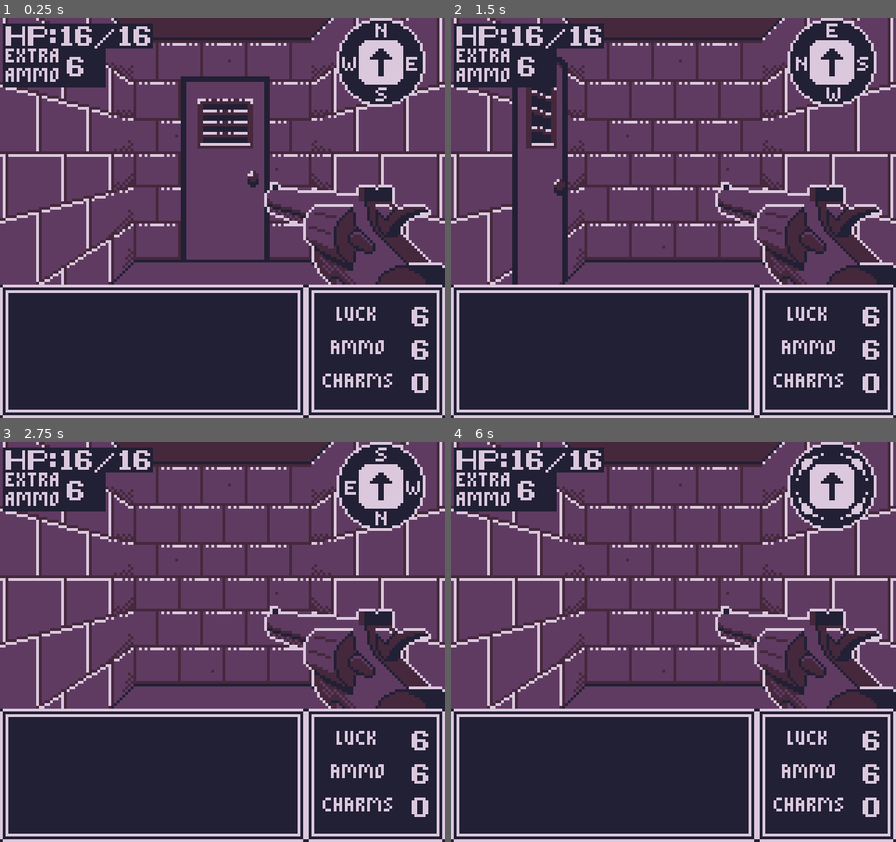
Above: before the commit, frames 1-4 (two rows, left to right).
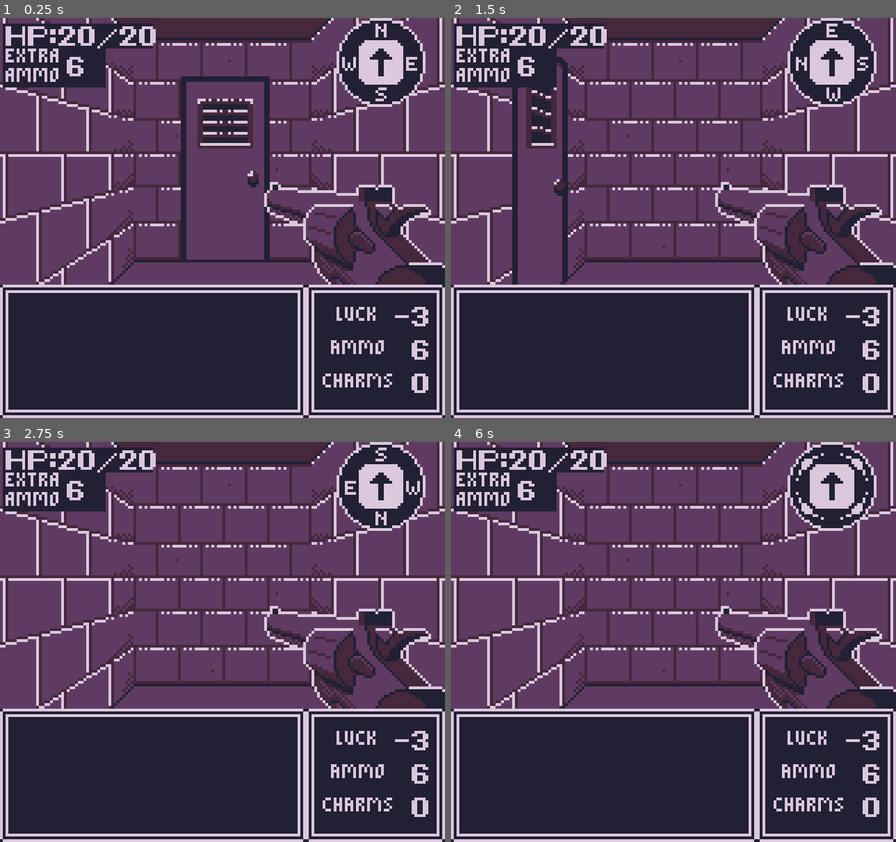
Above: after the commit, the same moments.

Repository: GartTheSkeleton/GameboyDungeon
Game: Godot game, scene res://src/Game/gameworld.tscn
Same seed, same stepped clock (60 frames per second), same inputs: the game is played once before the commit and once after it.
Inputs:
- Up to frame 1 (0.25 s): no input
- Up to frame 2 (1.5 s): tap Enter at 0.5 s; hold Right (Right) 0.53-1.28 s; tap Z (A) at 0.6 s; tap Space at 1.25 s; hold Down (Down) from 1.28 s (still down); tap X (B) at 1.35 s
- Up to frame 3 (2.75 s): tap Enter at 2 s; release Down (Down) at 2.03 s; hold Right (Right) from 2.03 s (still down); tap Z (A) at 2.1 s
- Up to frame 4 (6 s): tap Space at 2.75, 4.25 s; release Right (Right) at 2.78 s; hold Up (Up) 2.78-3.53 s; tap X (B) at 2.85, 4.35, 5.85 s; tap Enter at 3.5 s; hold Left (Left) 3.53-5.03 s; tap Z (A) at 3.6, 5.1 s; hold Down (Down) 5.03-5.78 s; hold Right (Right) from 5.78 s (still down)

The runs differ from the first frame. In frame 1, 0.6% of the frame differs, in the area x 13-97%, y 2-76%; in frame 2, 0.6%; in frame 3, 0.6%; in frame 4, 0.6%.

Commit message:
map fixes

Diff:
--- a/src/Assets/Definitions/Entities/Actors/entity_definition_player.tres
+++ b/src/Assets/Definitions/Entities/Actors/entity_definition_player.tres
@@ -5,9 +5,9 @@
 
 [sub_resource type="Resource" id="Resource_xu0na"]
 script = ExtResource("2_t5i0r")
-max_hp = 16
+max_hp = 20
 power = 4
-luck = 6
+luck = -3
 ammo = 6
 stored_ammo = 6
 charms = 0
--- a/src/Game/gameworld.gd
+++ b/src/Game/gameworld.gd
@@ -70,10 +70,10 @@
 ]
 
 func _ready() -> void:
-	create_player()
 	SignalBus.start_combat.connect(combat_manager.begin_combat)
 	SignalBus.create_entity.connect(createEntity)
 	SignalBus.player_died.connect(handle_player_death)
+	create_player()
 	SignalBus.gameworld_ready.emit()
 
 func createEntity(name: String, grid_pos: Vector2i, chest_contents = null):
--- a/src/Game/gameworld.tscn
+++ b/src/Game/gameworld.tscn
@@ -1023,6 +1023,7 @@
 southPanelType = 2
 hasChest = true
 isMimic = true
+itemType = 2
 enemyType = 2
 leverTarget = Vector2i(-1, -6)
 
@@ -1189,8 +1190,6 @@
 eastPanelType = 1
 southPanelType = 1
 westPanelType = 2
-hasEnemy = true
-enemyType = 1
 leverTarget = Vector2i(-1, -6)
 
 [node name="-7-17" parent="VBoxContainer/SubViewportContainer/SubViewport/Gameworld/Map" instance=ExtResource("2_5ixr1")]
@@ -1211,13 +1210,13 @@
 leverTarget = Vector2i(-1, -6)
 
 [node name="-8-16" parent="VBoxContainer/SubViewportContainer/SubViewport/Gameworld/Map" instance=ExtResource("2_5ixr1")]
-gridPosition = Vector2i(-8, -18)
+gridPosition = Vector2i(-8, -16)
 northPanelType = 2
 southPanelType = 2
 westPanelType = 2
 enemyType = 1
 hasLever = true
-leverTarget = Vector2i(-1, -17)
+leverTarget = Vector2i(-2, -17)
 
 [node name="Camera2D" type="Camera2D" parent="VBoxContainer/SubViewportContainer/SubViewport/Gameworld"]
 z_index = 1
